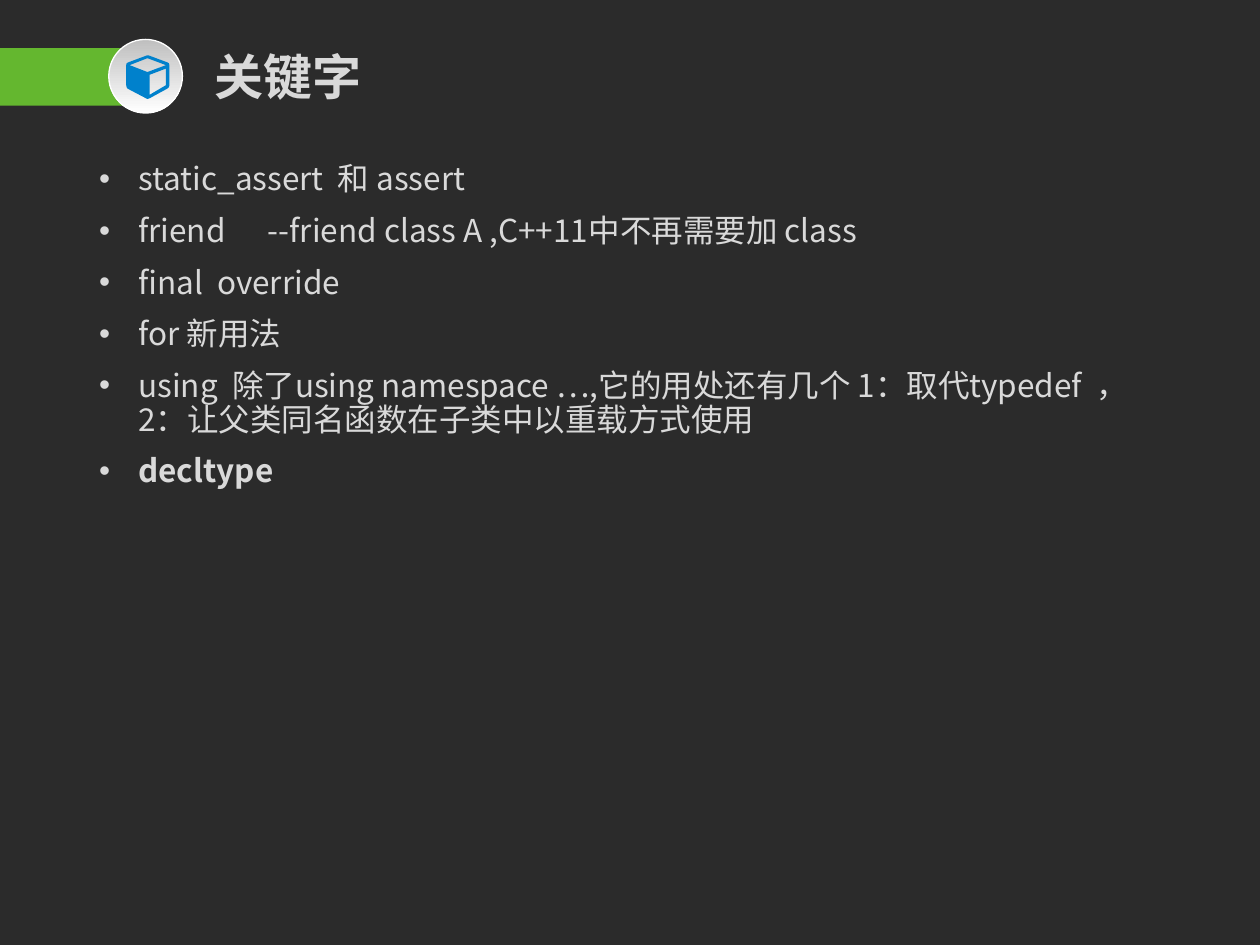
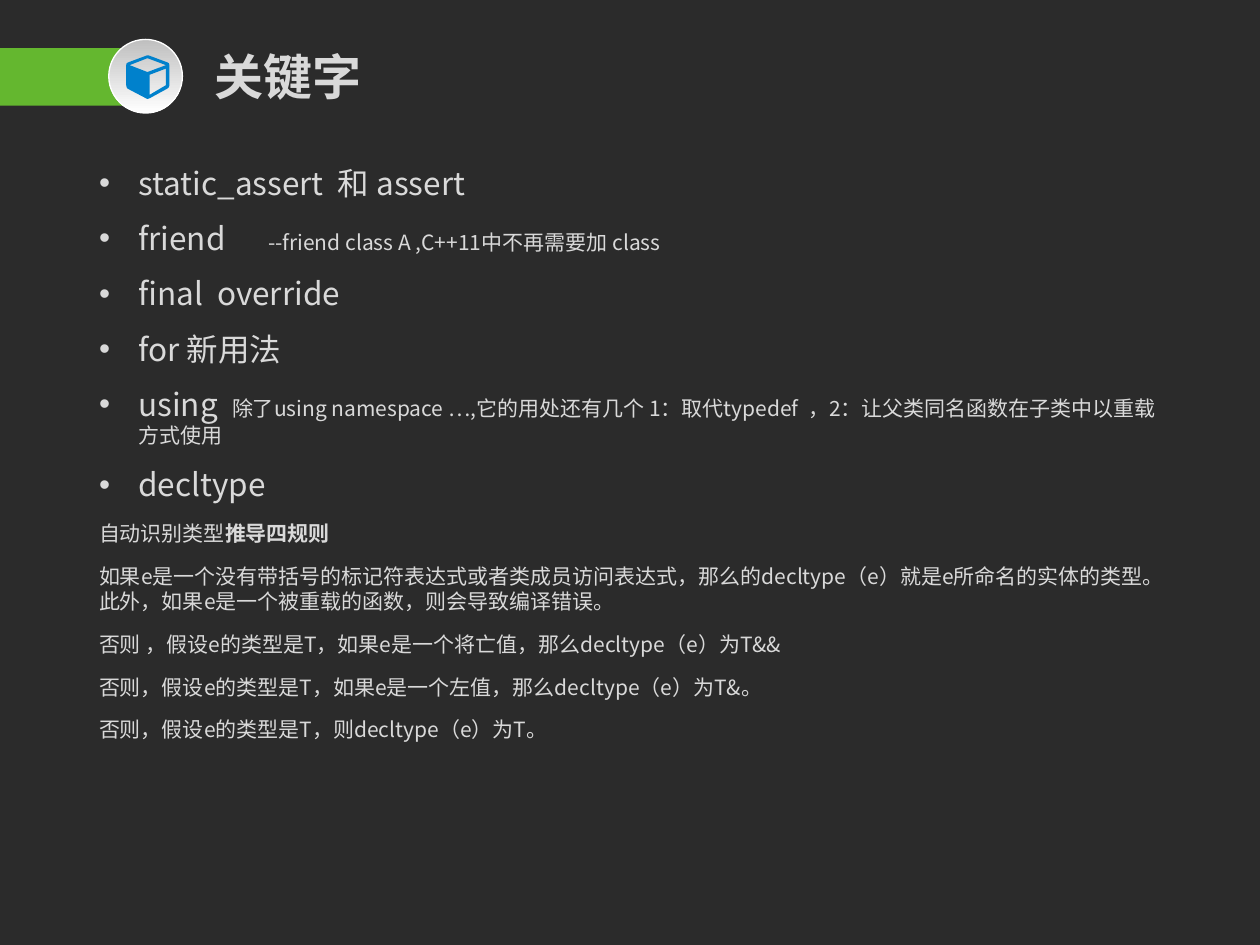
Before and after one commit to Mr-WangJin/cpp11, a slide deck: slide 2 of c++11.pptx. Drawn at 1260x945 pixels with LibreOffice and Linux fonts; fonts in the diff are those of the drawing; background and template pictures are left out; a plain dark background stands for a picture behind light text. Boxes give left, top, right and bottom in pixels: in the first picture for what was removed or moved away, otherwise in the second. Text is boxed around its words. In the diff, an @@ line names an element or a change of style, - is before the commit and + after.

```diff
--- a/c++11.pptx
+++ b/c++11.pptx
@@ text at (138, 169, 1155, 504): size 18 to 12 pt in "--friend class A ,C++11中不再需要加 class", "除了using namespace …,它的用处还有几个 1：取代typedef ，2：让父类同名函数在子类中以重载方式 ..."; bold off in "decltype"; line spacing 0.9 to 1 @@
@@ text at (99, 523, 1164, 742): paragraphs added @@
+自动识别类型推导四规则
+如果e是一个没有带括号的标记符表达式或者类成员访问表达式，那么的decltype（e）就是e所命名的实体的类型。此外，如果e是一个被重载的函数，则会导致编译错误。
+否则 ，假设e的类型是T，如果e是一个将亡值，那么decltype（e）为T&&
+否则，假设e的类型是T，如果e是一个左值，那么decltype（e）为T&。
+否则，假设e的类型是T，则decltype（e）为T。
```
Also in this commit, not shown: 4 other slides changed, 2 slides added, 5 other files.
